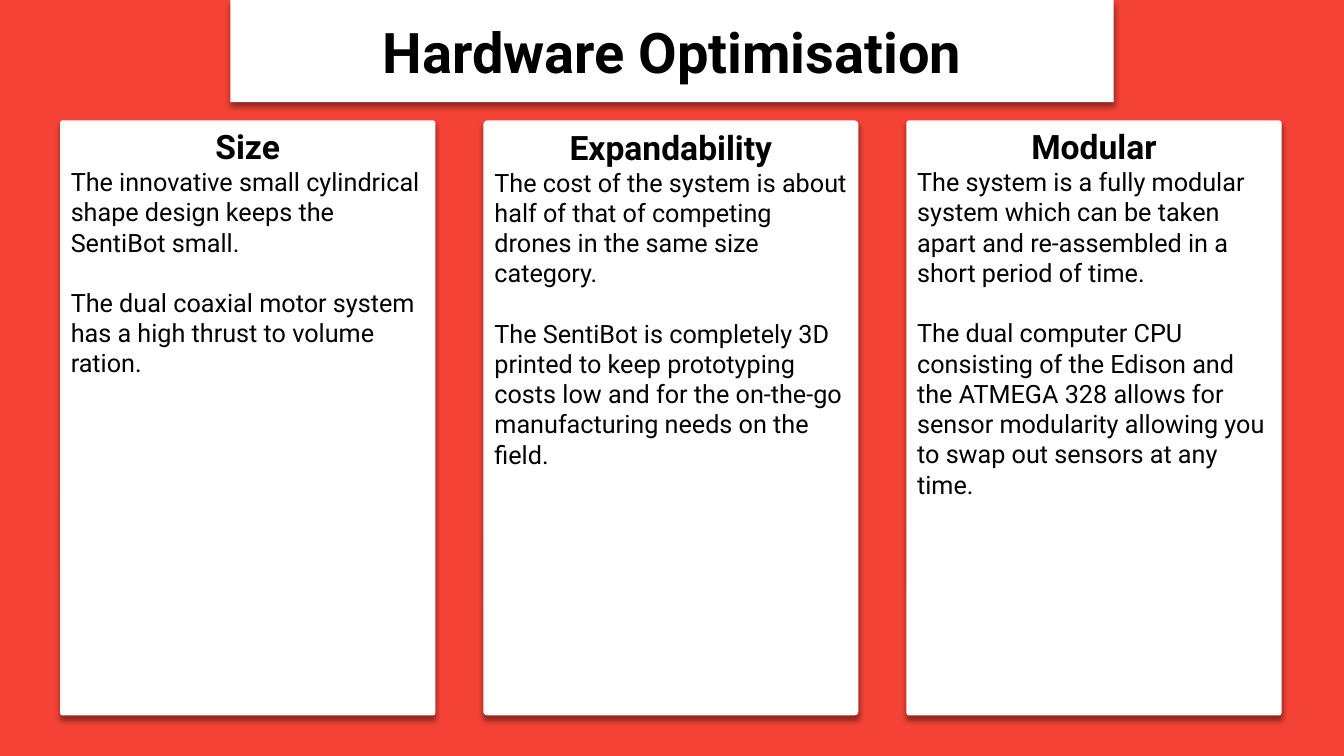
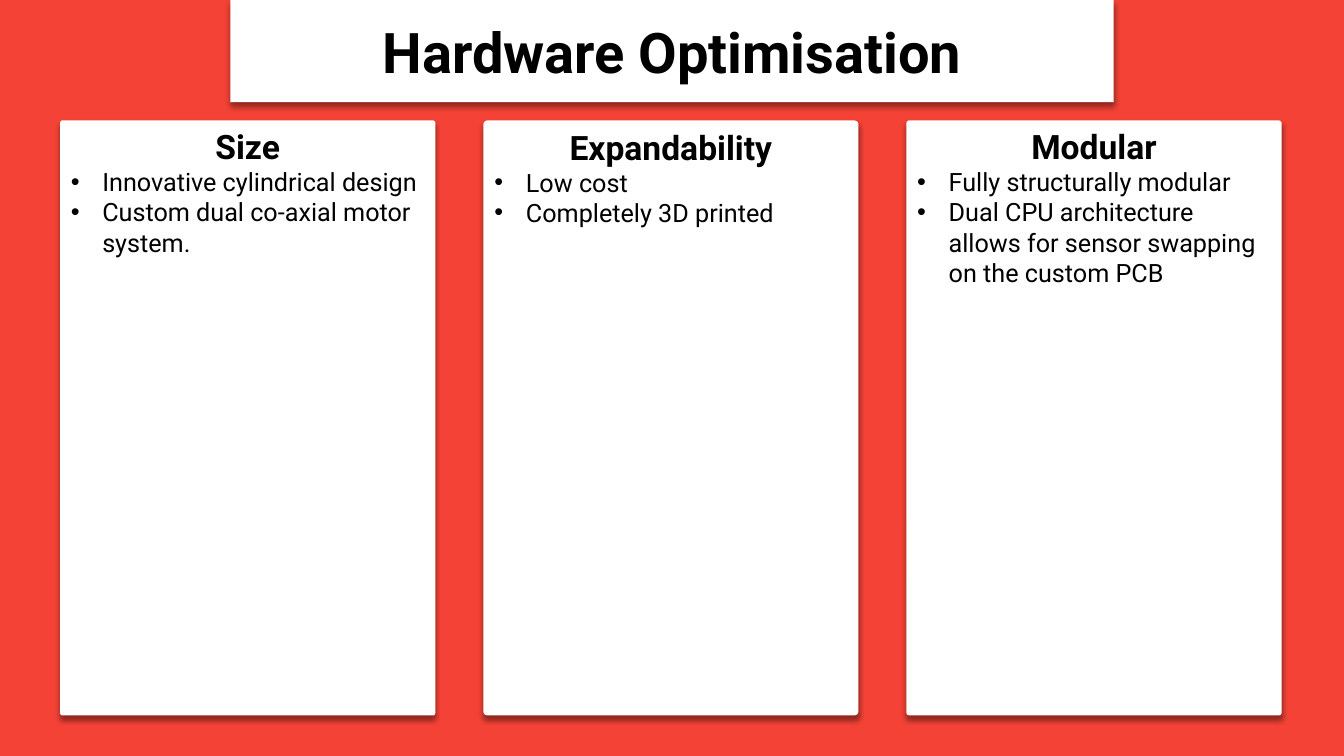
Before and after one commit to SentiBots/SentiBots, a slide deck: slide 5 of Reports/TKKYIA ppt.pptx. Drawn at 1344x756 pixels with LibreOffice and Linux fonts; fonts in the diff are those of the drawing. Boxes give left, top, right and bottom in pixels: in the first picture for what was removed or moved away, otherwise in the second. Text is boxed around its words. In the diff, an @@ line names an element or a change of style, - is before the commit and + after.

Commit message:
updated SentiBot control

```diff
--- a/Reports/TKKYIA ppt.pptx
+++ b/Reports/TKKYIA ppt.pptx
@@ text in rounded rectangle at [102,172,417,258]: text changed @@
-The innovative small cylindrical shape design keeps the SentiBot small.
-The dual coaxial motor system has a high thrust to volume ration.
+• Innovative cylindrical design
+• Custom dual co-axial motor system.
@@ text in rounded rectangle at [526,174,773,228]: text changed @@
-The cost of the system is about half of that of competing drones in the same size category.
-The SentiBot is completely 3D printed to keep prototyping costs low and for the on-the-go manufacturing needs on the field.
+• Low cost
+• Completely 3D printed
@@ text in rounded rectangle at [949,172,1255,283]: text changed @@
-The system is a fully modular system which can be taken apart and re-assembled in a short period of time.
-The dual computer CPU consisting of the Edison and the ATMEGA 328 allows for sensor modularity allowing you to swap out sensors at any time.
+• Fully structurally modular
+• Dual CPU architecture allows for sensor swapping on the custom PCB
```
Also in this commit, not shown: 3 other slides changed, 7 other files.
